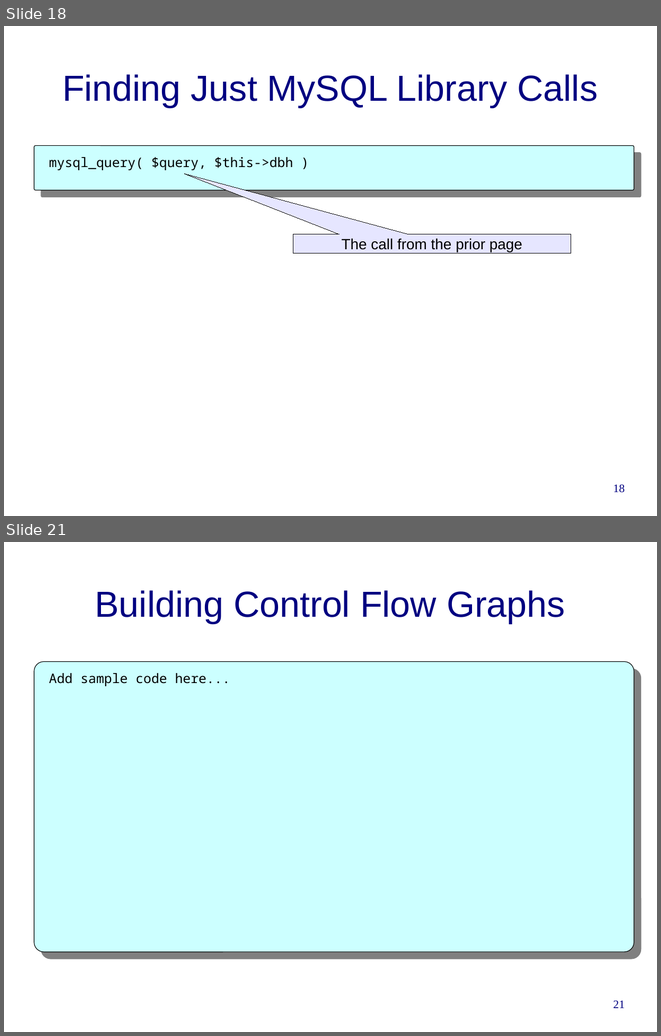
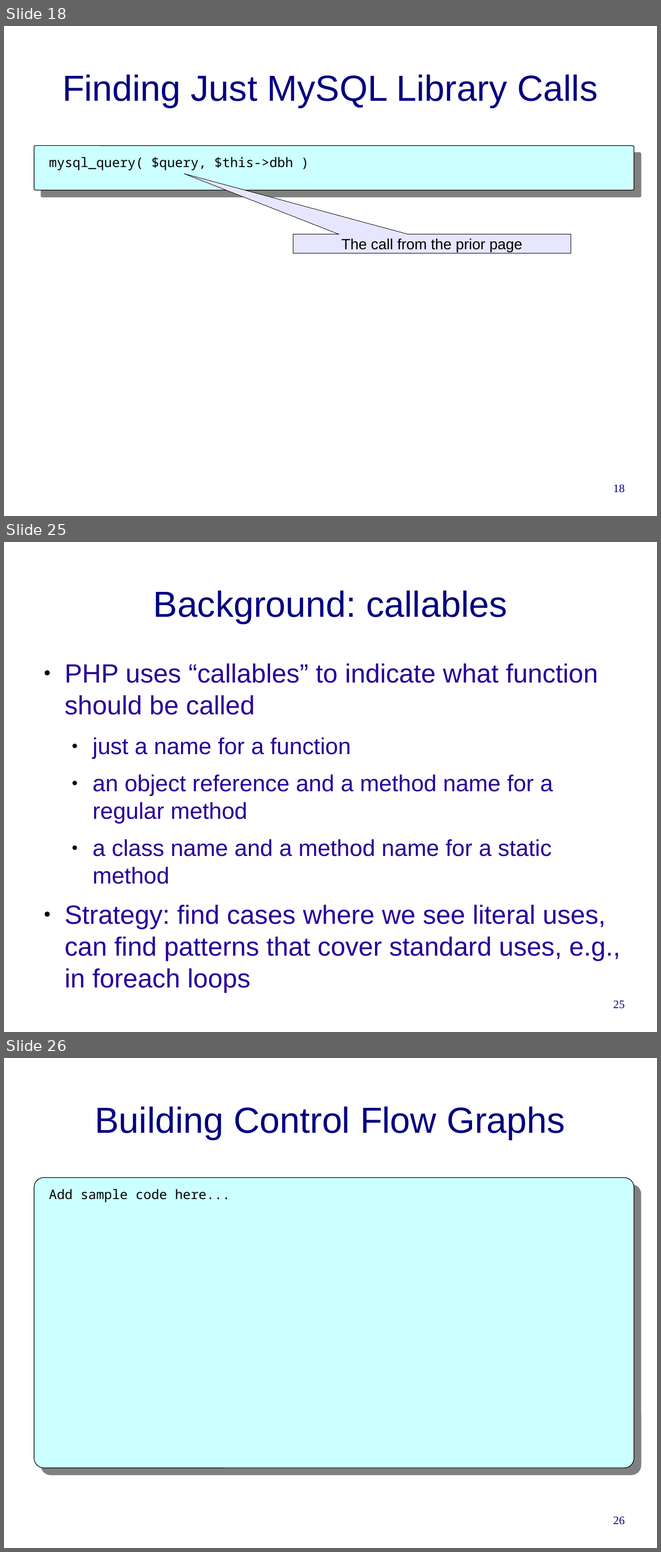
Before and after one commit to cwi-swat/rascal-course-pldi-2015, a slide deck: presentations/PHP-analysis.odp. Shown one above the other, each under a label of ours: slides 18 and 21 before the commit, slides 18, 25 and 26 after it; the slides between them are not shown. The pictures are 661x1036 and 661x1552 pixels, drawn with LibreOffice and Linux fonts; fonts in the diff are those of the drawing; background and template pictures are left out. Boxes give left, top, right and bottom in pixels: in the first picture for what was removed or moved away, otherwise in the second. Text is boxed around its words. In the diff, an @@ line names an element or a change of style, - is before the commit and + after.

```diff
--- a/presentations/PHP-analysis.odp
+++ b/presentations/PHP-analysis.odp
@@ slide 25 added at [4,542,657,1032], background #FFFFFF @@
@@ title added at [153,590,508,623], 44 pt, text #000080 @@
+Background: callables
@@ text added at [64,663,620,992], 32 pt, text #280099 @@
+● PHP uses “callables” to indicate what function should be called
+  ● just a name for a function
+  ● an object reference and a method name for a regular method
+  ● a class name and a method name for a static method
+● Strategy: find cases where we see literal uses, can find patterns that cover standard uses, e.g., in foreach loops
@@ page number added at [613,1000,625,1008], 14 pt, text #000080 @@
+25
@@ what was slide 21 is now slide 26 @@
@@ page number at [613,1516,625,1524]: text changed @@
-21
+26
```
Also in this commit, not shown: 6 slides changed, 4 other slides added, 2 other files.
